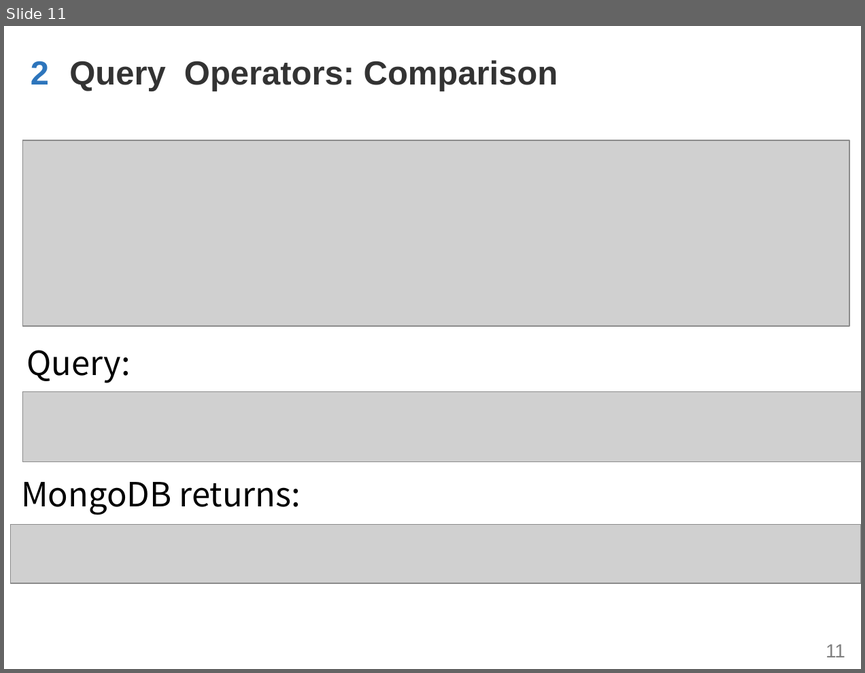
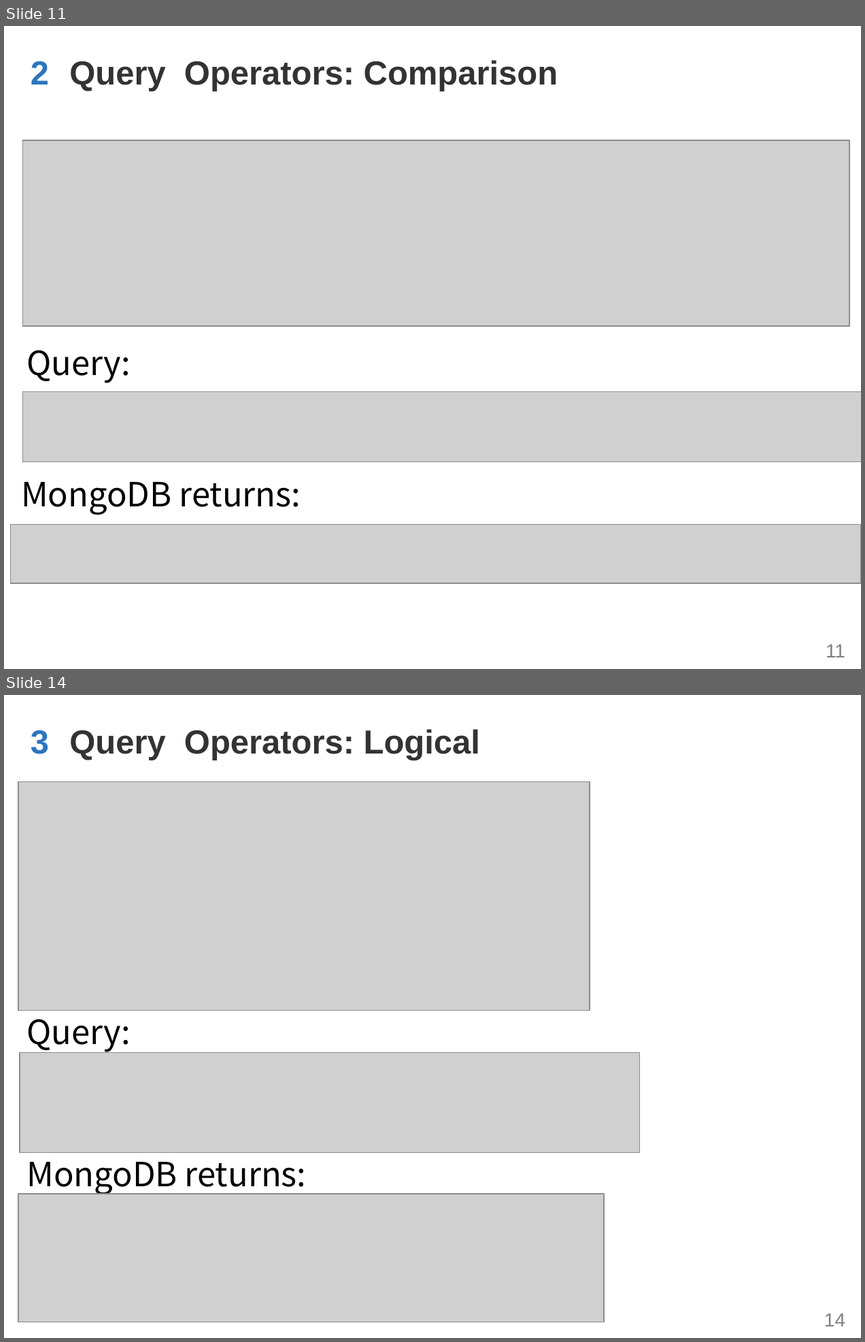
Before and after one commit to WenhaoXu/full-stack-web-course, a slide deck: db/mongodb/2017/materials/MongoDB_CH2(2)_Query.pptx. Shown one above the other, each under a label of ours: slide 11 before the commit, slides 11 and 14 after it; the slides between them are not shown. The pictures are 865x673 and 865x1342 pixels, drawn with LibreOffice and Linux fonts; fonts in the diff are those of the drawing; grey boxes stand for pictures; background and template pictures are left out. Boxes give left, top, right and bottom in pixels: in the first picture for what was removed or moved away, otherwise in the second. Text is boxed around its words. In the diff, an @@ line names an element or a change of style, - is before the commit and + after.

Commit message:
[db] add logical query op

```diff
--- a/db/mongodb/2017/materials/MongoDB_CH2(2)_Query.pptx
+++ b/db/mongodb/2017/materials/MongoDB_CH2(2)_Query.pptx
@@ slide 14 added at (x1=4, y1=695, x2=861, y2=1338), background #FFFFFF; not listed: 1 template element that a slide beside it also shows @@
@@ text added at (x1=31, y1=730, x2=49, y2=754), 28 pt, text #2D75BC, bold @@
+3
@@ text added at (x1=69, y1=729, x2=480, y2=760), 28 pt, text #333333, bold @@
+Query Operators: Logical
@@ picture added at (x1=18, y1=781, x2=590, y2=1011) @@
@@ text added at (x1=26, y1=1019, x2=130, y2=1053), 28 pt, text #000000 @@
+Query:
@@ picture added at (x1=20, y1=1052, x2=639, y2=1153) @@
@@ text added at (x1=26, y1=1161, x2=307, y2=1195), 28 pt, text #000000 @@
+MongoDB returns:
@@ picture added at (x1=18, y1=1193, x2=604, y2=1322) @@
```
Also in this commit, not shown: 4 other slides added, 1 other file.
